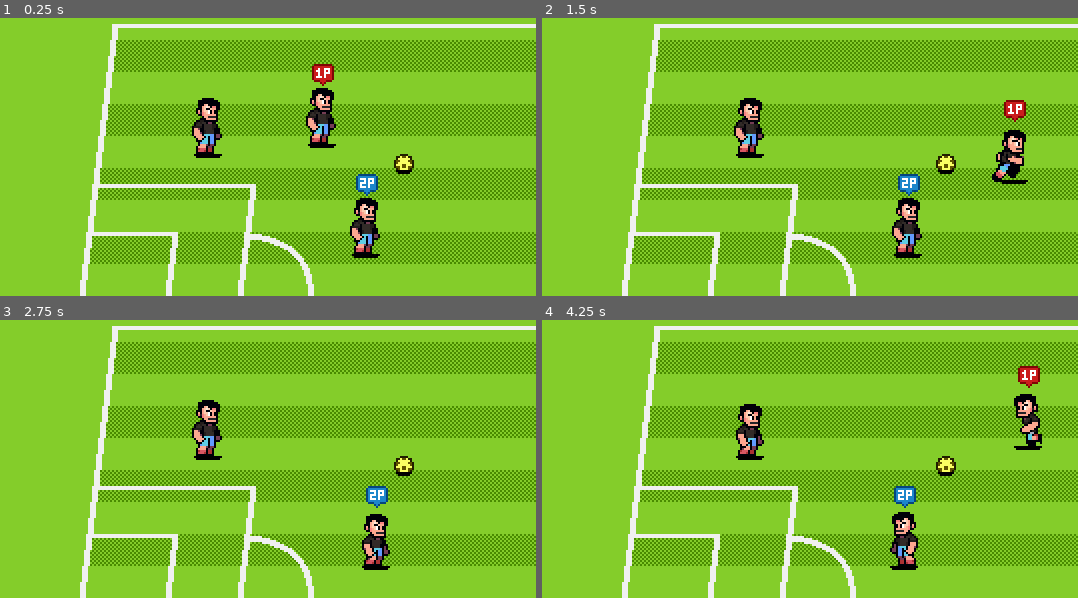
Above: before the commit, frames 1-4 (two rows, left to right).
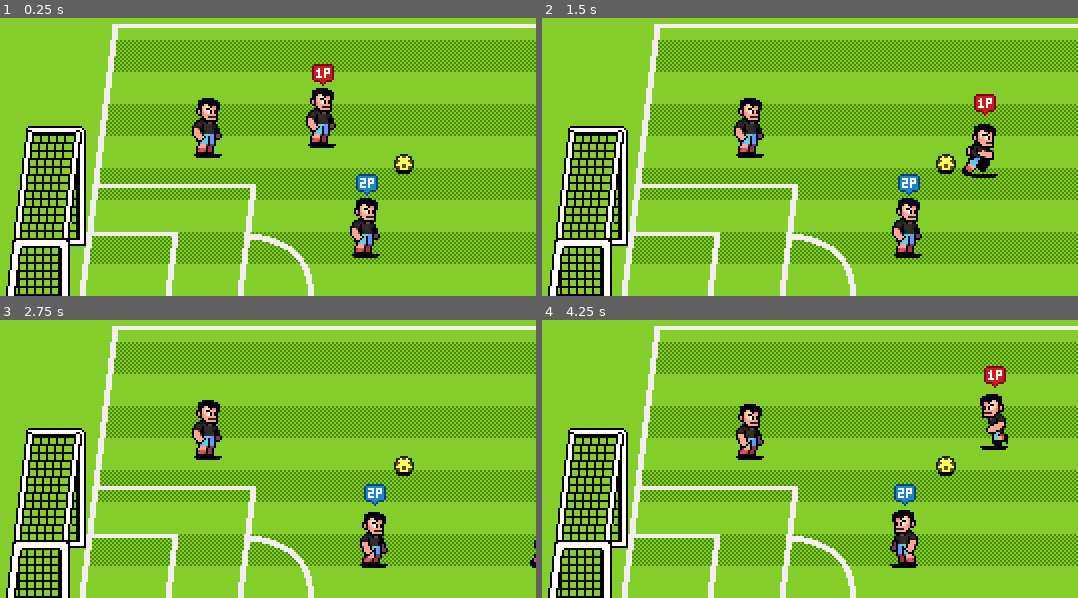
Above: after the commit, the same moments.

Repository: v2singer/soccer-game-demo
Game: Godot game, scene res://scenes/world.tscn
The game is run twice, just before and just after one commit, with the same random seed, the same clock (stepped at 60 frames per second) and the same inputs.
Inputs (mouse positions are in pixels of both pictures, inside the frame that each line leads up to):
- Up to frame 1 (0.25 s): no input
- Up to frame 2 (1.5 s): tap Enter at 0.5 s; move the mouse to (922, 98) at 0.52 s; hold D (p1_right) 0.53-1.28 s; tap F (p1_pass) at 0.6 s; click (922, 98) at 0.67 s; move the mouse to (686, 134) at 1.27 s; hold S (p1_down) from 1.28 s (still down); tap G (p1_shoot) at 1.35 s
- Up to frame 3 (2.75 s): move the mouse to (310, 339) at 2.02 s; release S (p1_down) at 2.03 s; hold D (p1_right) from 2.03 s (still down); tap , (p2_down) at 2.1 s
- Up to frame 4 (4.25 s): move the mouse to (772, 489) at 2.77 s; release D (p1_right) at 2.78 s; hold W (p1_up) 2.78-3.53 s; tap L (p2_left) at 2.85 s; click (772, 489) at 2.92 s; move the mouse to (965, 472) at 3.52 s; hold A (p1_left) from 3.53 s (still down); tap Page Up (p2_pass) at 3.6 s

The runs differ from the first frame. In frame 1, 4.9% of the frame differs, in the area x 1-17%, y 38-100%; in frame 2, 7.0%; in frame 3, 5.8%; in frame 4, 7.4%, in the area x 1-94%, y 16-100%.
Error after the commit: Invalid access to property or key 'carrier' on a base object of type 'Nil'. (res://scenes/camera.gd:11)

Commit message:
add simple goal

Diff:
--- a/scenes/balls/ball.gd
+++ b/scenes/balls/ball.gd
@@ -3,8 +3,8 @@
 
 enum State {CARRIED, FREEFORM, SHOOT}
 
-@export var dribble_frequency : float = 1.0
-@export var dribble_intensity : float = 2.0
+#@export var dribble_frequency : float = 1.0
+#@export var dribble_intensity : float = 2.0
 @export var frction_air : float = 35.0
 @export var frction_ground : float = 250.0
 
@@ -47,3 +47,6 @@
 	velocity = intensity * direction
 	carrier = null
 	switch_state(Ball.State.FREEFORM)
+
+func stop() -> void:
+	velocity = Vector2.ZERO
--- a/scenes/camera.gd
+++ b/scenes/camera.gd
@@ -8,9 +8,9 @@
 @export var ball : Ball = null
 
 func _process(_delta: float) -> void:
-    if ball.carrier != null:
-        position = ball.carrier.position + ball.carrier.heading * DISTANCE_TARGET
-        position_smoothing_speed = SMOOTHING_BALL_CARRIED
-    else:
-        position = ball.position
-        position_smoothing_speed = SMOOTHING_BALL_DEFAULT
+	if ball.carrier != null:
+		position = ball.carrier.position + ball.carrier.heading * DISTANCE_TARGET
+		position_smoothing_speed = SMOOTHING_BALL_CARRIED
+	else:
+		position = ball.position
+		position_smoothing_speed = SMOOTHING_BALL_DEFAULT
--- a/scenes/characters/player.tscn
+++ b/scenes/characters/player.tscn
@@ -160,7 +160,8 @@
 collision_layer = 2
 script = ExtResource("1_yewv4")
 control_schema = 1
-speed = 100.0
+power = 150.0
+speed = 80.0
 
 [node name="PlayerSprite" type="Sprite2D" parent="."]
 texture = ExtResource("1_rp718")
--- /dev/null
+++ b/scenes/goals/goal.gd
@@ -0,0 +1,12 @@
+class_name Goal
+extends Node2D
+
+
+@onready var back_net_area : Area2D = %BackNetArea
+
+func _ready() -> void:
+    back_net_area.body_entered.connect(on_ball_enter_back_net.bind())
+
+
+func on_ball_enter_back_net(ball: Ball) -> void:
+    ball.stop()
--- /dev/null
+++ b/scenes/goals/goal.tscn
@@ -0,0 +1,42 @@
+[gd_scene load_steps=5 format=3 uid="uid://c8dgdaj53xhjs"]
+
+[ext_resource type="Texture2D" uid="uid://cnmonoexdyloq" path="res://assets/art/backgrounds/goal-bottom.png" id="1_e45id"]
+[ext_resource type="Script" uid="uid://864xlbexpsoe" path="res://scenes/goals/goal.gd" id="1_m61db"]
+[ext_resource type="Texture2D" uid="uid://b0l24jq55yrx4" path="res://assets/art/backgrounds/goal-top.png" id="2_6oxqv"]
+
+[sub_resource type="RectangleShape2D" id="RectangleShape2D_m61db"]
+size = Vector2(26, 2)
+
+[node name="Goal" type="Node2D"]
+y_sort_enabled = true
+script = ExtResource("1_m61db")
+
+[node name="BottonFrameSprite" type="Sprite2D" parent="."]
+texture = ExtResource("1_e45id")
+centered = false
+offset = Vector2(-23, -125)
+
+[node name="TopFrameSprite" type="Sprite2D" parent="."]
+position = Vector2(0, -65)
+texture = ExtResource("2_6oxqv")
+centered = false
+offset = Vector2(-23, -59)
+
+[node name="BackNetArea" type="Area2D" parent="."]
+unique_name_in_owner = true
+collision_layer = 0
+collision_mask = 4
+monitorable = false
+
+[node name="CollisionPolygon2D" type="CollisionPolygon2D" parent="BackNetArea"]
+polygon = PackedVector2Array(-20, -2, -12, -65, -10, -65, -18, -2)
+
+[node name="BottomFrame" type="StaticBody2D" parent="."]
+collision_mask = 0
+
+[node name="CollisionShape2D" type="CollisionShape2D" parent="BottomFrame"]
+shape = SubResource("RectangleShape2D_m61db")
+
+[node name="TopFrame" type="StaticBody2D" parent="."]
+position = Vector2(-7, -67)
+collision_mask = 0
--- a/scenes/world.tscn
+++ b/scenes/world.tscn
@@ -1,10 +1,12 @@
-[gd_scene load_steps=6 format=3 uid="uid://fd2ar53v4j4p"]
+[gd_scene load_steps=8 format=3 uid="uid://fd2ar53v4j4p"]
 
 [ext_resource type="Texture2D" uid="uid://itwqs3sgwebj" path="res://assets/art/backgrounds/pitch-background.png" id="1_nnsk1"]
+[ext_resource type="Script" uid="uid://ccjxk6bt1hprp" path="res://scenes/camera.gd" id="1_qfnet"]
 [ext_resource type="Texture2D" uid="uid://byo66worhf38m" path="res://assets/art/backgrounds/pitch-pattern.png" id="2_rwgxs"]
 [ext_resource type="Texture2D" uid="uid://c7f2anod5kq6g" path="res://assets/art/backgrounds/pitch-lines.png" id="3_4wyf3"]
 [ext_resource type="PackedScene" uid="uid://xl0q428f40yn" path="res://scenes/characters/player.tscn" id="4_k0juu"]
 [ext_resource type="PackedScene" uid="uid://bnhqehiihiqdn" path="res://scenes/balls/ball.tscn" id="5_71j4m"]
+[ext_resource type="PackedScene" uid="uid://c8dgdaj53xhjs" path="res://scenes/goals/goal.tscn" id="5_i7141"]
 
 [node name="World" type="Node2D"]
 
@@ -13,6 +15,8 @@
 limit_top = 0
 limit_right = 850
 limit_bottom = 360
+position_smoothing_enabled = true
+script = ExtResource("1_qfnet")
 
 [node name="Backgrounnd" type="Node2D" parent="."]
 
@@ -34,6 +38,16 @@
 [node name="ActorsContainer" type="Node2D" parent="."]
 y_sort_enabled = true
 
+[node name="PitchObjects" type="Node2D" parent="ActorsContainer"]
+y_sort_enabled = true
+
+[node name="GoalHome" parent="ActorsContainer/PitchObjects" instance=ExtResource("5_i7141")]
+position = Vector2(32, 220)
+
+[node name="GoalAway" parent="ActorsContainer/PitchObjects" instance=ExtResource("5_i7141")]
+position = Vector2(818, 220)
+scale = Vector2(-1, 1)
+
 [node name="Player" parent="ActorsContainer" node_paths=PackedStringArray("ball") instance=ExtResource("4_k0juu")]
 position = Vector2(173, 105)
 ball = NodePath("../Ball")
Not shown, added: scenes/goals/goal.gd.uid
